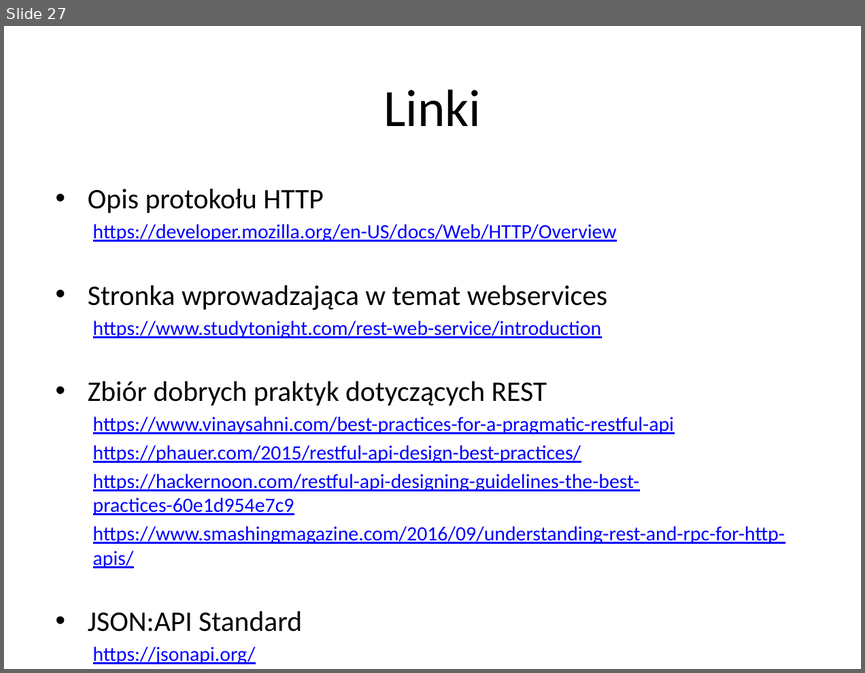
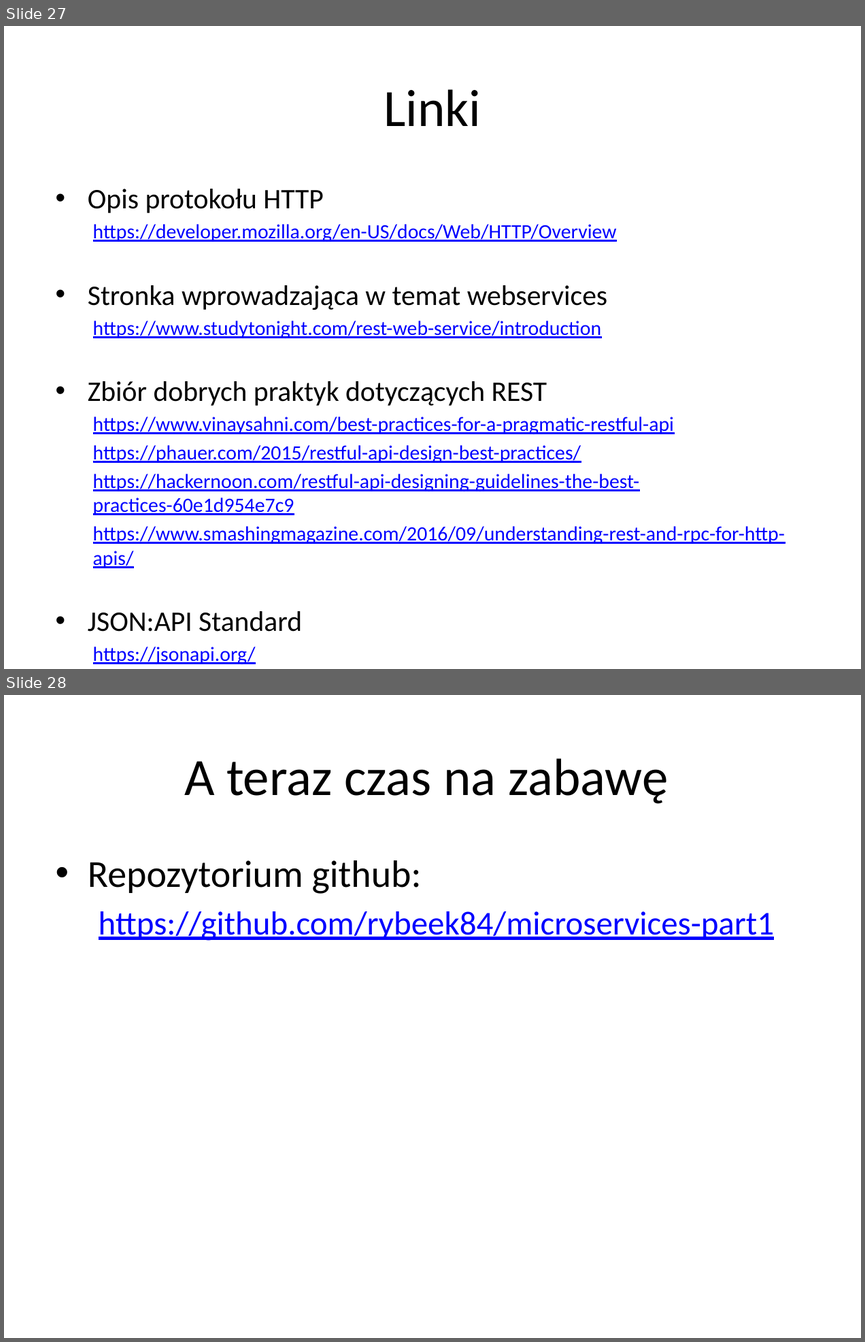
Before and after one commit to rybeek84/microservices-part1, a slide deck: monolit/documentation/microservices lectures/HTTP + REST.pptx. Shown one above the other, each under a label of ours: slide 27 before the commit, slides 27 and 28 after it. The pictures are 865x673 and 865x1342 pixels, drawn with LibreOffice and Linux fonts; fonts in the diff are those of the drawing. Boxes give left, top, right and bottom in pixels: in the first picture for what was removed or moved away, otherwise in the second. Text is boxed around its words. In the diff, an @@ line names an element or a change of style, - is before the commit and + after.

```diff
--- a/monolit/documentation/microservices lectures/HTTP + REST.pptx
+++ b/monolit/documentation/microservices lectures/HTTP + REST.pptx
@@ slide 28 added at (4,695,861,1338), background #FFFFFF @@
@@ title added at (184,758,668,804), 44 pt, text #000000 @@
+A teraz czas na zabawę
@@ text added at (88,860,774,940), 28 pt, text #0000FF, underline @@
+• Repozytorium github:
+  https://github.com/rybeek84/microservices-part1
```
Also in this commit, not shown: 2 slides changed, 5 other files.
